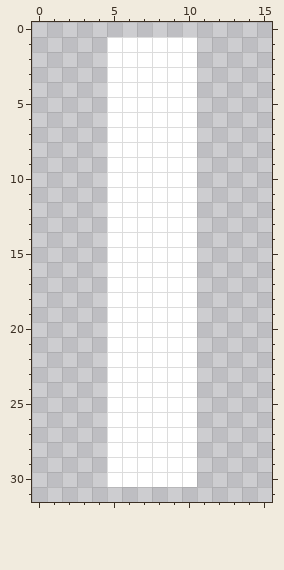
One commit to this pixel-art file: sprites/ui/source/clean_bar.aseprite. The picture above was drawn from the file before the commit.
16x32 pixels, 1 frame.
Now the later version:
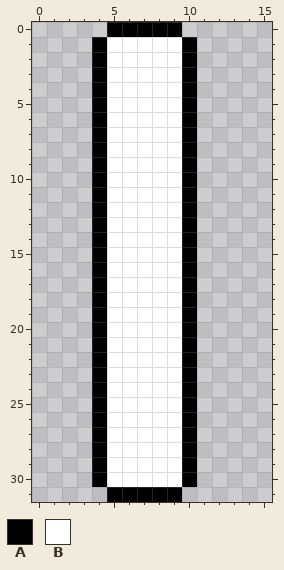
Palette (. is transparent): A #000000  B #ffffff
Change:
layer "Layer 1" now shown
Layers "Layer 2", "Layer 1":
y 0: x 5..9 ..... -> AAAAA
y 1..30: x 4 . -> A; x 10 B -> A
y 31: x 5..9 ..... -> AAAAA
Changed places in both pictures, as pixel boxes (x1, y1, x2, y2):
changed: (92, 22, 197, 502)
